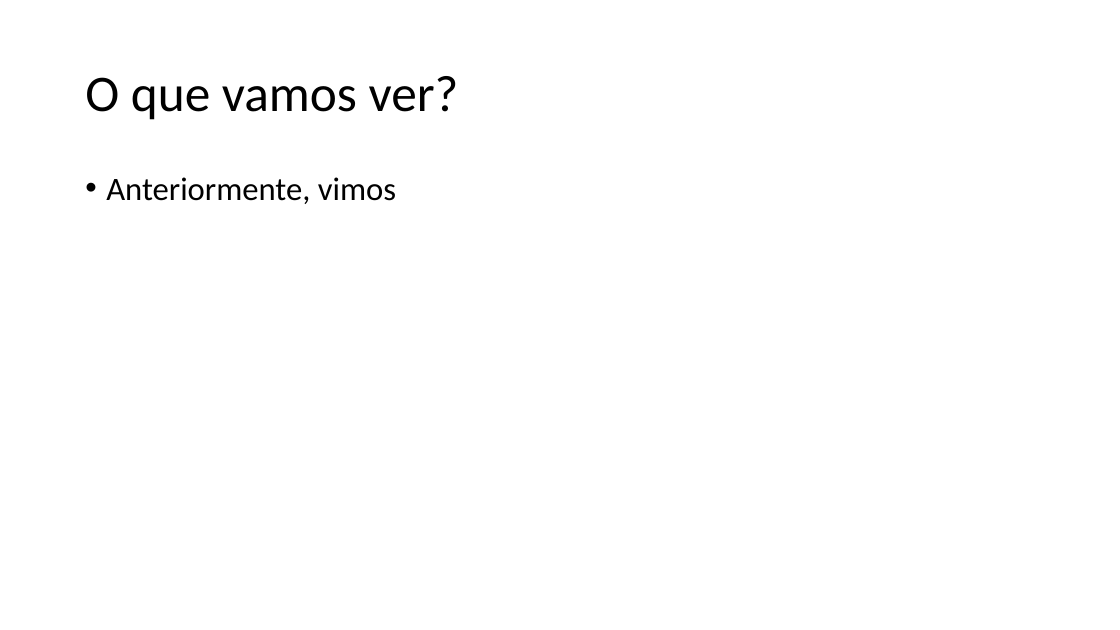
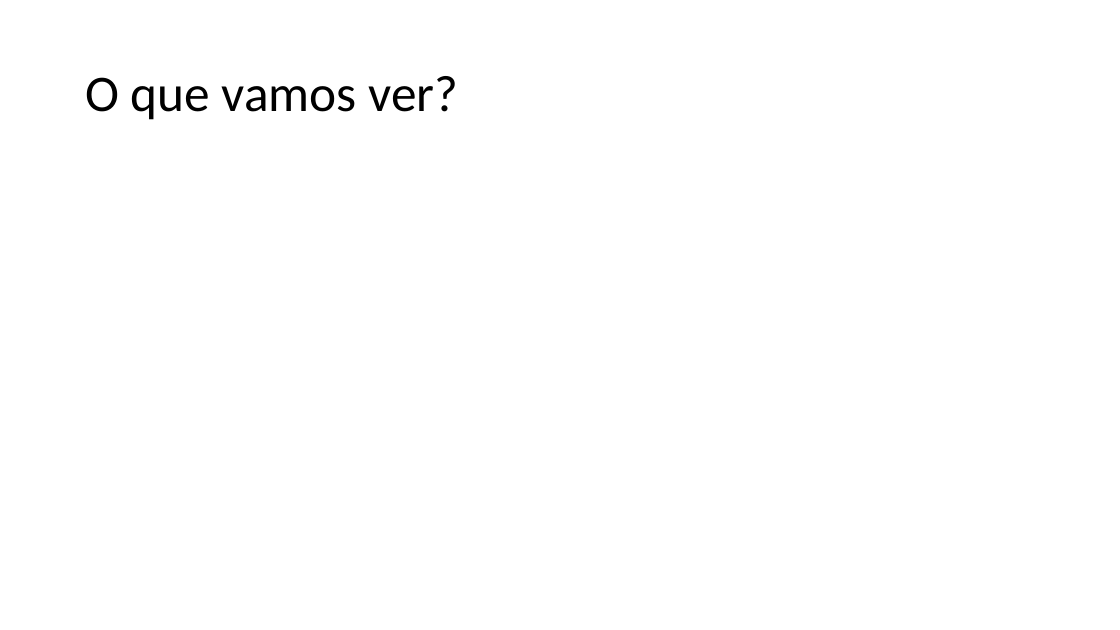
Before and after one commit to zz4fap/tp557-iot-ml, a slide deck: slide 2 of slides/TP557_9_Classificação_com_DNNs.pptx. Drawn at 1120x630 pixels with LibreOffice and Linux fonts; fonts in the diff are those of the drawing; grey boxes stand for pictures. Boxes give left, top, right and bottom in pixels: in the first picture for what was removed or moved away, otherwise in the second. Text is boxed around its words. In the diff, an @@ line names an element or a change of style, - is before the commit and + after.

Commit message:
update of slides

```diff
--- a/slides/TP557_9_Classificação_com_DNNs.pptx
+++ b/slides/TP557_9_Classificação_com_DNNs.pptx
@@ text removed at (106,177,396,204) @@
-• Anteriormente, vimos
```
Also in this commit, not shown: 14 slides added, 5 other files.
